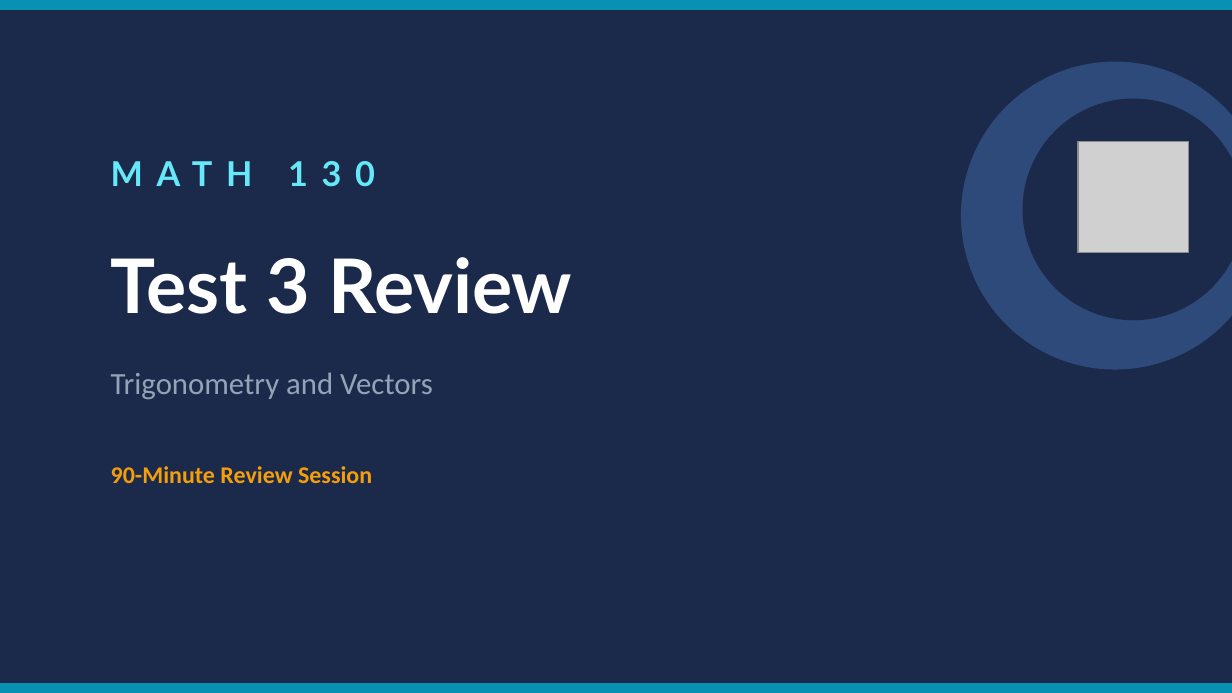
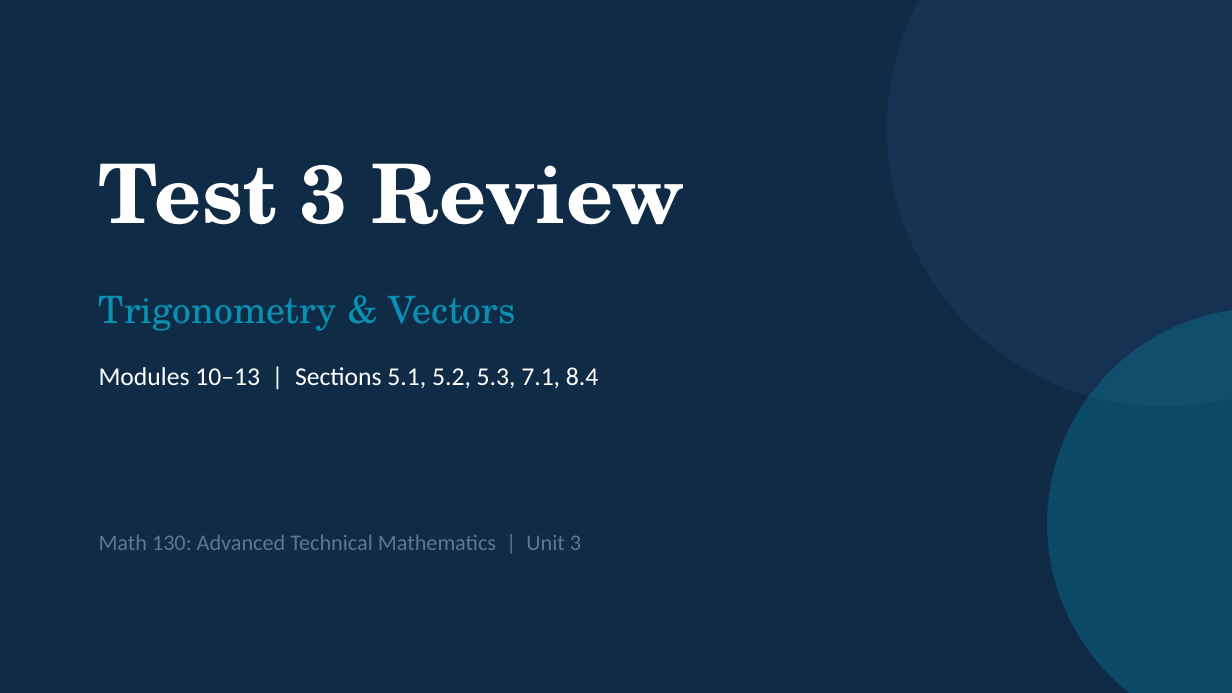
Before and after one commit to andrewhvolk/andrewhvolk.github.io, a slide deck: slide 1 of slides/Math130Unit3E.pptx. Drawn at 1232x693 pixels with LibreOffice and Linux fonts; fonts in the diff are those of the drawing; grey boxes stand for pictures. Boxes give left, top, right and bottom in pixels: in the first picture for what was removed or moved away, otherwise in the second. Text is boxed around its words. In the diff, an @@ line names an element or a change of style, - is before the commit and + after.

```diff
--- a/slides/Math130Unit3E.pptx
+++ b/slides/Math130Unit3E.pptx
@@ background #1B2A4A to #0F2B46 @@
@@ rectangle removed at [0, 0, 1232, 10] @@
@@ ellipse added at [887, 0, 1232, 407], fill #1E3A5F at 50% opacity @@
@@ ellipse removed at [961, 62, 1232, 370] @@
@@ text "Test 3 Review": place and size @@
-text "Test 3 Review" at [111, 257, 572, 314]
+text "Test 3 Review" at [99, 163, 685, 225]
@@ text "Test 3 Review" at [99, 163, 685, 225]: size 44 to 48 pt, font Lato to TeX Gyre Schola @@
@@ ellipse removed at [1023, 99, 1232, 320] @@
@@ picture removed at [1078, 142, 1189, 253] @@
@@ text at [99, 296, 516, 331]: text changed; size 18 to 22 pt; font Calibri to TeX Gyre Schola; text colour #94A3B8 to #0891B2 @@
-Trigonometry and Vectors
+Trigonometry & Vectors
@@ ellipse added at [1047, 308, 1232, 693], fill #0891B2 at 30% opacity @@
@@ text added at [99, 367, 598, 388], 15 pt, text #FFFFFF @@
+Modules 10–13 | Sections 5.1, 5.2, 5.3, 7.1, 8.4
@@ text removed at [111, 466, 372, 483] @@
-90-Minute Review Session
@@ text at [99, 535, 581, 550]: text changed; size 20 to 13 pt; font Lato to Calibri; text colour #67E8F9 to #64748B; bold off @@
-MATH 130
+Math 130: Advanced Technical Mathematics | Unit 3
@@ rectangle removed at [0, 683, 1232, 692] @@
```
Also in this commit, not shown: 12 slides added, 24 slides removed, 4 other files.
